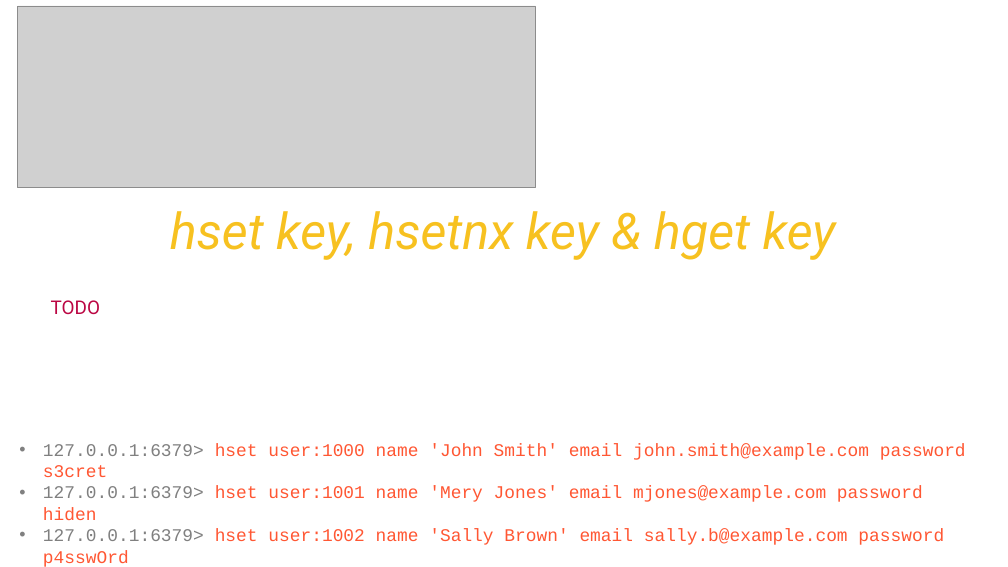
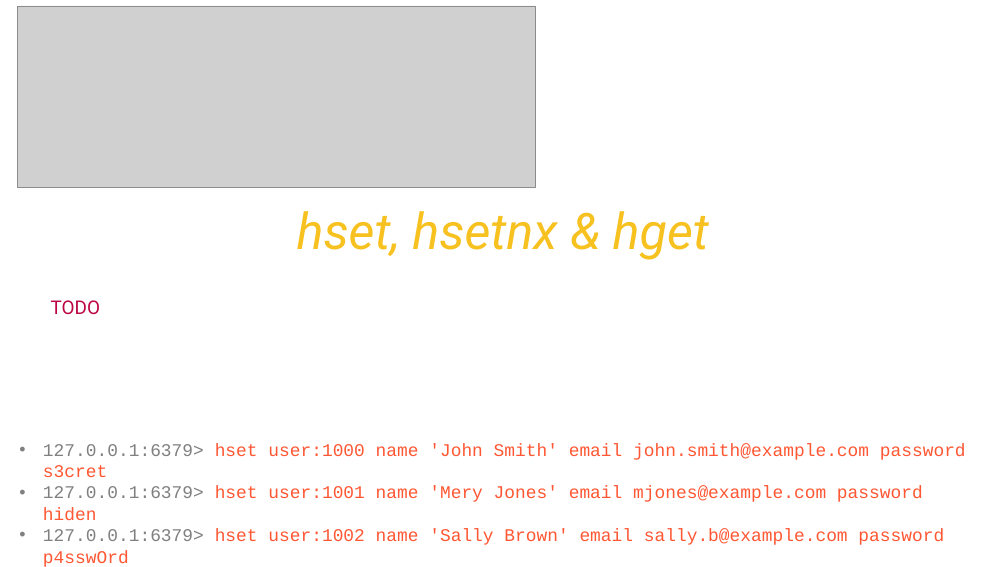
Before and after one commit to Saleel-Bagde/PPT-s, a slide deck: slide 49 of redis Ver2.pptx. Drawn at 1008x567 pixels with LibreOffice and Linux fonts; fonts in the diff are those of the drawing; grey boxes stand for pictures. Boxes give left, top, right and bottom in pixels: in the first picture for what was removed or moved away, otherwise in the second. Text is boxed around its words. In the diff, an @@ line names an element or a change of style, - is before the commit and + after.

```diff
--- a/redis Ver2.pptx
+++ b/redis Ver2.pptx
@@ text at <box>297,211,709,260</box>: text changed @@
-hset key, hsetnx key & hget key
+hset, hsetnx & hget
```
Also in this commit, not shown: 36 other slides changed.
